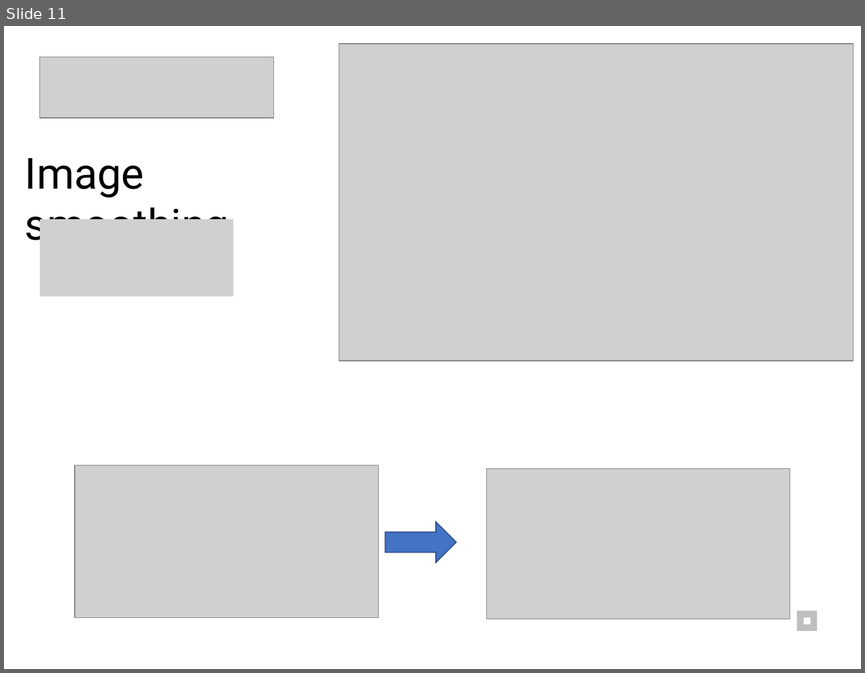
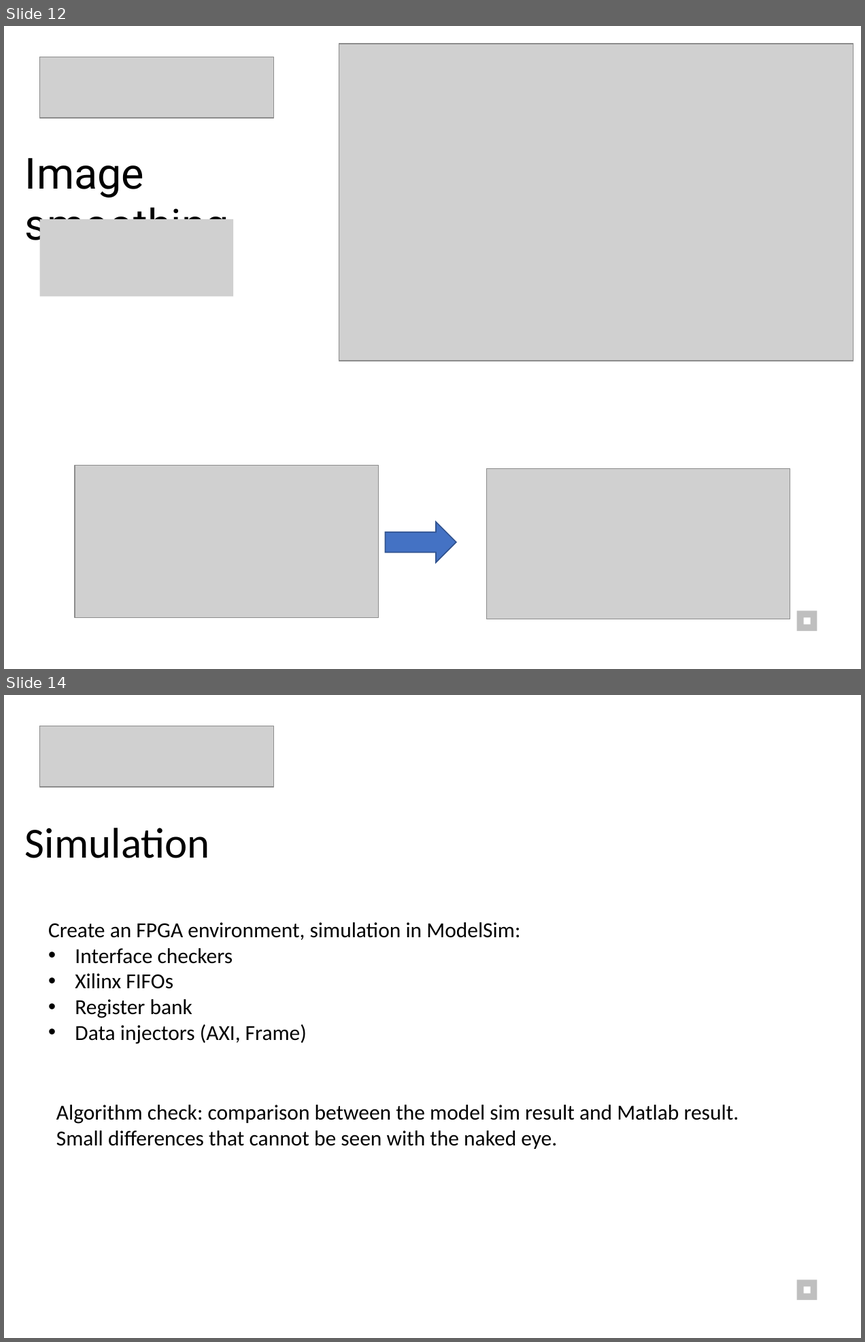
Before and after one commit to hszilard13/Infared-based-Image-processing-Zybo, a slide deck: Presentation/Presentation.pptx. Shown one above the other, each under a label of ours: slide 11 before the commit, slides 12 and 14 after it; the slides between them are not shown. The pictures are 865x673 and 865x1342 pixels, drawn with LibreOffice and Linux fonts; fonts in the diff are those of the drawing; grey boxes stand for pictures. Boxes give left, top, right and bottom in pixels: in the first picture for what was removed or moved away, otherwise in the second. Text is boxed around its words. In the diff, an @@ line names an element or a change of style, - is before the commit and + after.

```diff
--- a/Presentation/Presentation.pptx
+++ b/Presentation/Presentation.pptx
@@ slide 14 added at bbox=[4, 695, 861, 1338], background #FFFFFF @@
@@ picture added at bbox=[40, 726, 274, 787] @@
@@ text added at bbox=[25, 828, 210, 858], 36 pt, text #000000 @@
+Simulation
@@ text added at bbox=[48, 922, 520, 1044], 18 pt, text #000000 @@
+Create an FPGA environment, simulation in ModelSim:
+• Interface checkers
+• Xilinx FIFOs
+• Register bank
+• Data injectors (AXI, Frame)
@@ text added at bbox=[56, 1104, 739, 1149], 18 pt, text #000000 @@
+Algorithm check: comparison between the model sim result and Matlab result.
+Small differences that cannot be seen with the naked eye.
@@ rectangle added at bbox=[797, 1279, 817, 1300], fill #BFBFBF @@
@@ rectangle added at bbox=[804, 1286, 810, 1293], fill #FFFFFF @@
@@ what was slide 11 is now slide 12 @@
```
Also in this commit, not shown: 6 slides changed, 1 other slide added.
